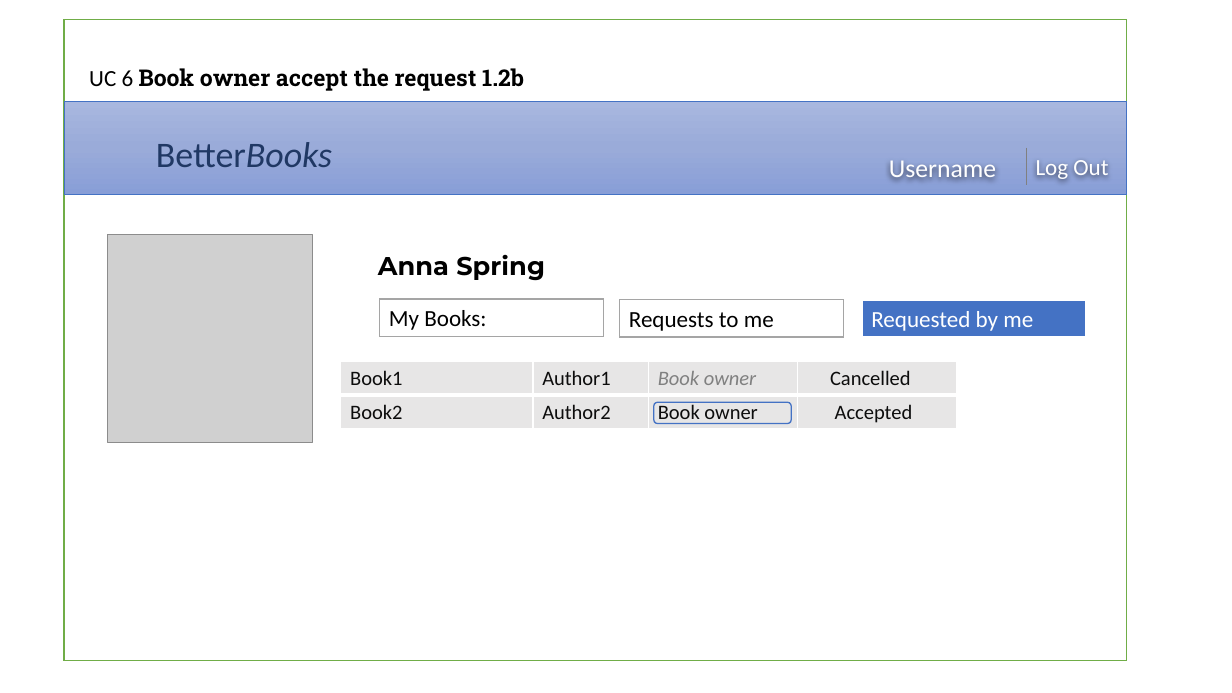
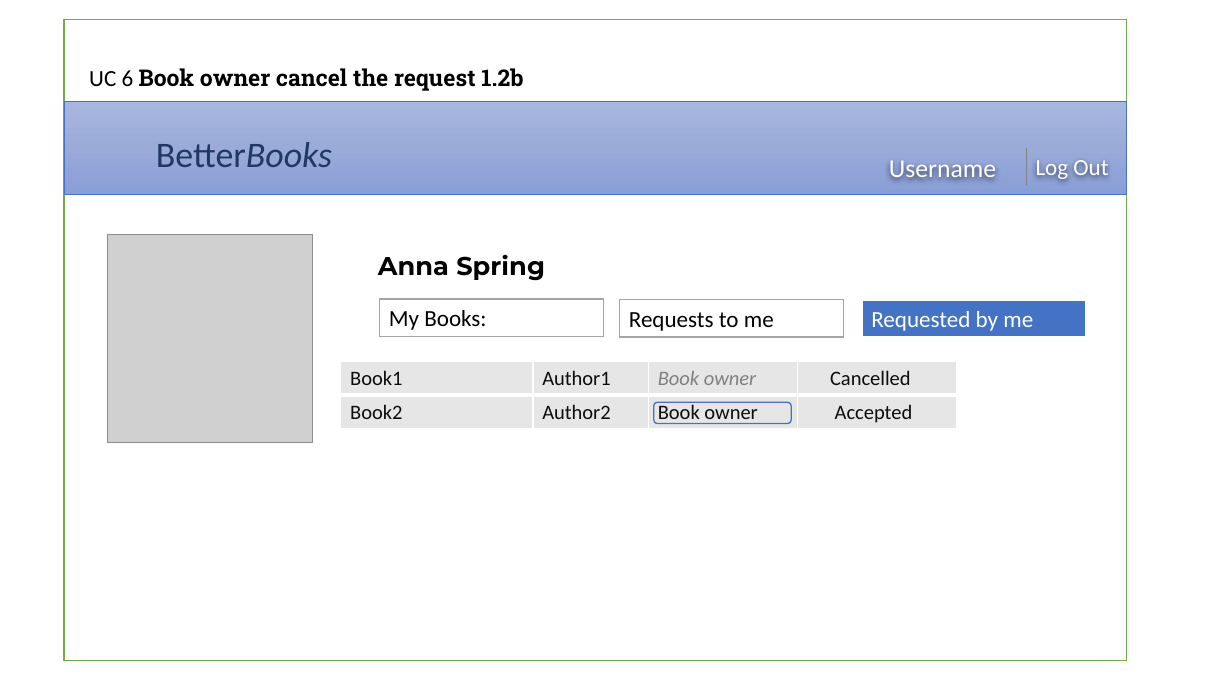
Before and after one commit to kateGalich/capstone, a slide deck: slide 8 of Construction 1/UI Prototypes.pptx (slide 7 before the commit). Drawn at 1232x693 pixels with LibreOffice and Linux fonts; fonts in the diff are those of the drawing; grey boxes stand for pictures; background and template pictures are left out. Boxes give left, top, right and bottom in pixels: in the first picture for what was removed or moved away, otherwise in the second. Text is boxed around its words. In the diff, an @@ line names an element or a change of style, - is before the commit and + after.

```diff
--- a/Construction 1/UI Prototypes.pptx
+++ b/Construction 1/UI Prototypes.pptx
@@ text at [89, 68, 523, 91]: text changed @@
-UC 6 Book owner accept the request 1.2b
+UC 6 Book owner cancel the request 1.2b
```
Also in this commit, not shown: 1 other slide changed, 1 slide added, 1 other file.
